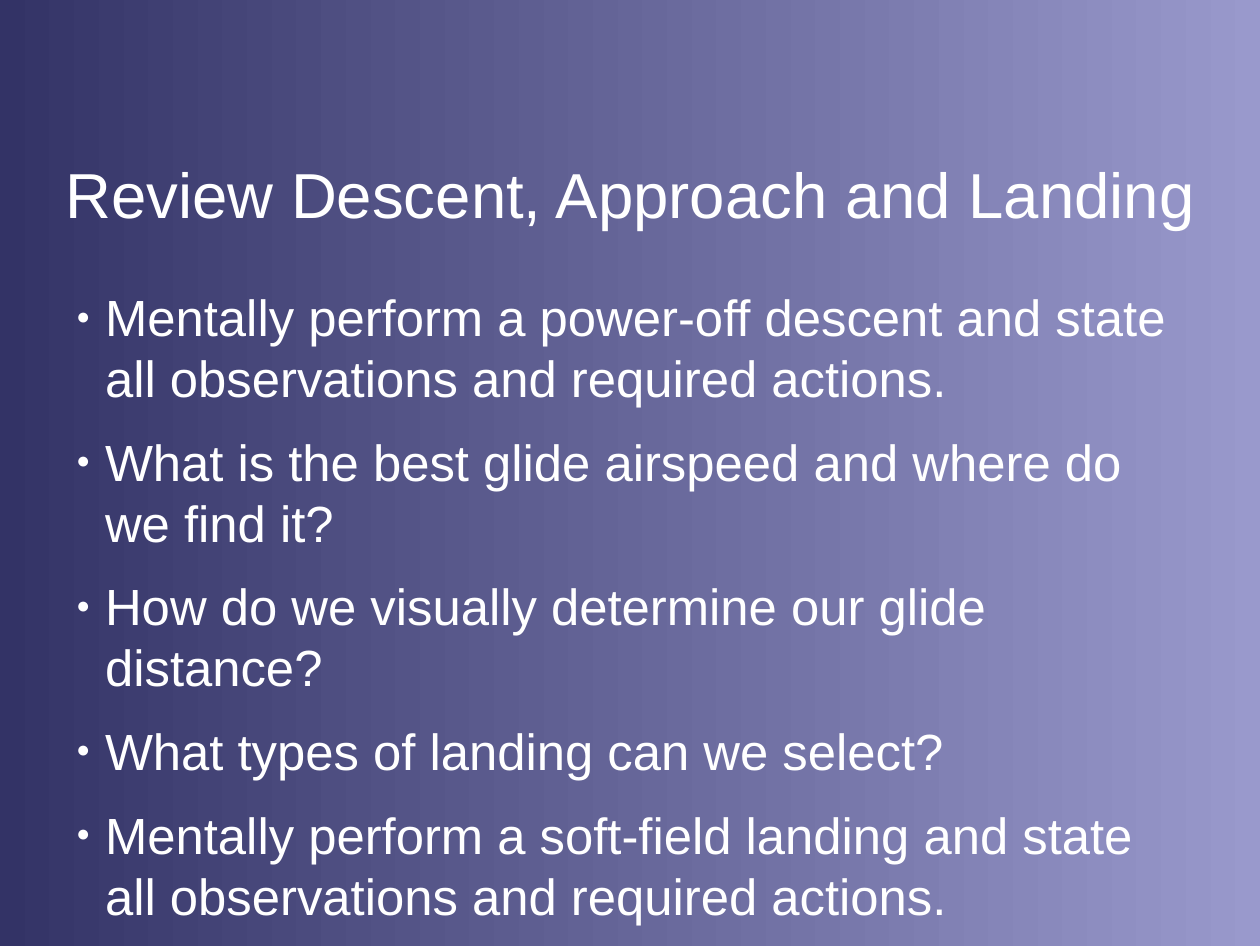
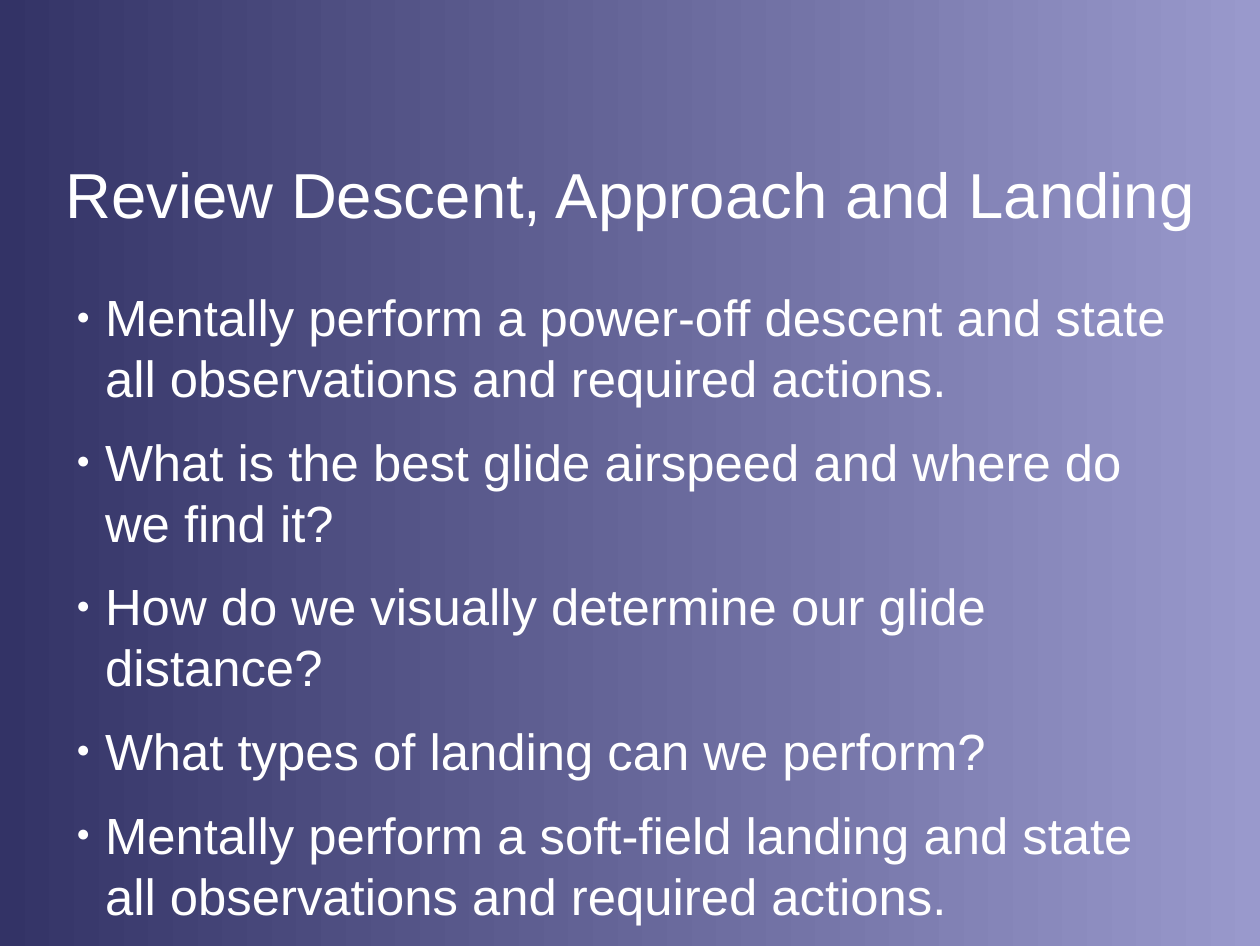
Before and after one commit to stephanheinemann/flight, a slide deck: slide 3 of FI/ForcedLanding/ForcedLanding.odp. Drawn at 1260x946 pixels with LibreOffice and Linux fonts; fonts in the diff are those of the drawing; background and template pictures are left out. Boxes give left, top, right and bottom in pixels: in the first picture for what was removed or moved away, otherwise in the second. Text is boxed around its words. In the diff, an @@ line names an element or a change of style, - is before the commit and + after.

```diff
--- a/FI/ForcedLanding/ForcedLanding.odp
+++ b/FI/ForcedLanding/ForcedLanding.odp
@@ text at <box>105,733,985,780</box>: text changed @@
-● What types of landing can we select?
+● What types of landing can we perform?
```
Also in this commit, not shown: 9 other slides changed, 2 slides added, 7 slides removed, 7 other files.
